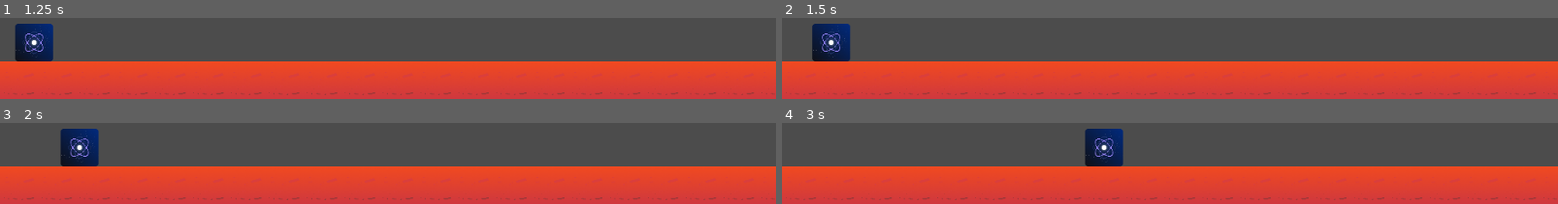
Above: before the commit, frames 1-4 (two rows, left to right).
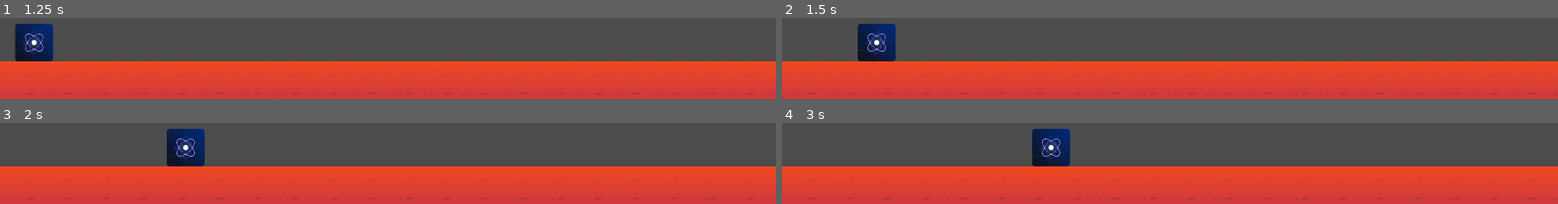
Above: after the commit, the same moments.

Repository: omnitrogen/quantics-dash
Game: Godot game, scene res://Scenes/Scene_1.tscn
Two runs of this game, one before a commit and one after it. Both use one fixed random seed, a clock stepped at 60 frames per second and the inputs below. The project has no main scene, so this scene is started directly.
Inputs:
- Up to frame 1 (1.25 s): tap Enter (ui_accept) at 0.5 s; hold Enter (ui_accept) from 0.53 s (still down)
- Up to frame 2 (1.5 s): release Enter (ui_accept) at 1.28 s; tap Enter (ui_accept) at 1.35 s
- Up to frame 3 (2 s): tap Enter (ui_accept) at 1.52, 1.82 s
- Up to frame 4 (3 s): hold Enter (ui_accept) 2.03-2.78 s; tap Enter (ui_accept) at 2.85 s

Frame 1 is identical in both runs. In frame 2, 4.5% of the frame differs, in the area x 3-15%, y 7-54%; in frame 3, 4.6%, in the area x 7-27%, y 7-54%; in frame 4, 4.6%.

Commit message:
Fix player script

Diff:
--- a/GodotProject/Scenes/Player.gd
+++ b/GodotProject/Scenes/Player.gd
@@ -11,11 +11,10 @@
 	# Initialization here
 	pass
 
-func _process(delta):
-	# Called every frame. Delta is time since last frame.
-	# Update game logic here.
-	if Input.is_action_pressed("ui_accept"):
-		playing = !playing
+func _unhandled_input(event):
+    if event is InputEventKey:
+        if event.pressed and event.scancode == KEY_ENTER:
+            playing = !playing
 
 func _physics_process(delta):
 	if playing:
